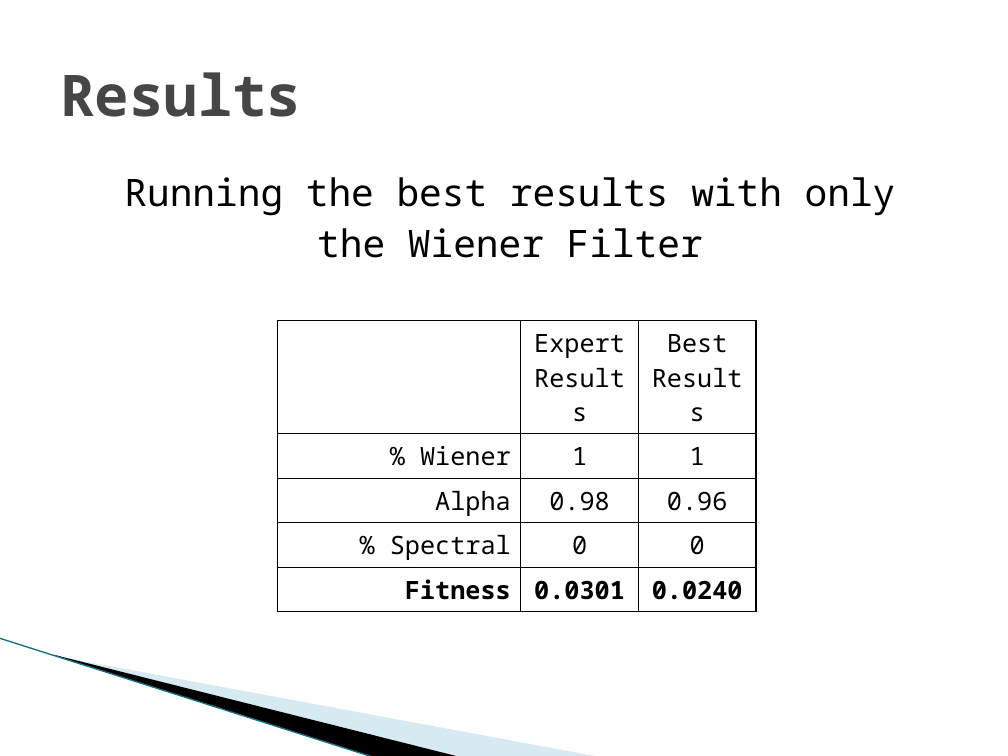
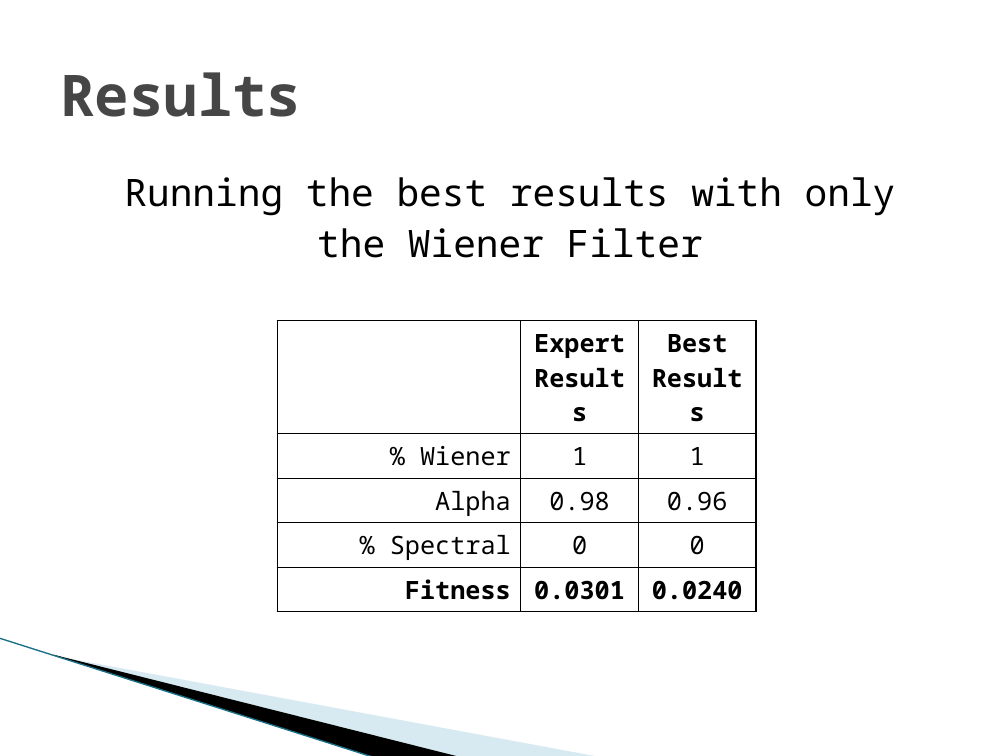
Before and after one commit to vfasburg/cse_848, a slide deck: slide 14 of project/848_Project_Presentation_Fasburg_Thomas.pptx (slide 13 before the commit). Drawn at 1008x756 pixels with LibreOffice and Linux fonts; fonts in the diff are those of the drawing; background and template pictures are left out. Boxes give left, top, right and bottom in pixels: in the first picture for what was removed or moved away, otherwise in the second. Text is boxed around its words. In the diff, an @@ line names an element or a change of style, - is before the commit and + after.

```diff
--- a/project/848_Project_Presentation_Fasburg_Thomas.pptx
+++ b/project/848_Project_Presentation_Fasburg_Thomas.pptx
@@ table at (277,321,757,604) @@
@@ bold on in "Expert Results", "Best Results" @@
```
Also in this commit, not shown: 5 other slides changed, 1 slide added.
